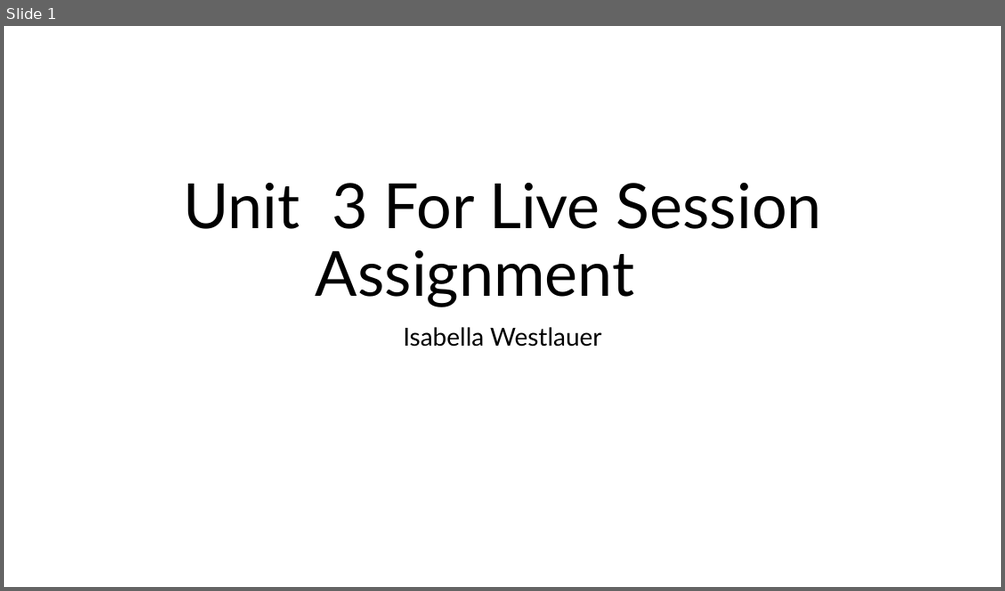
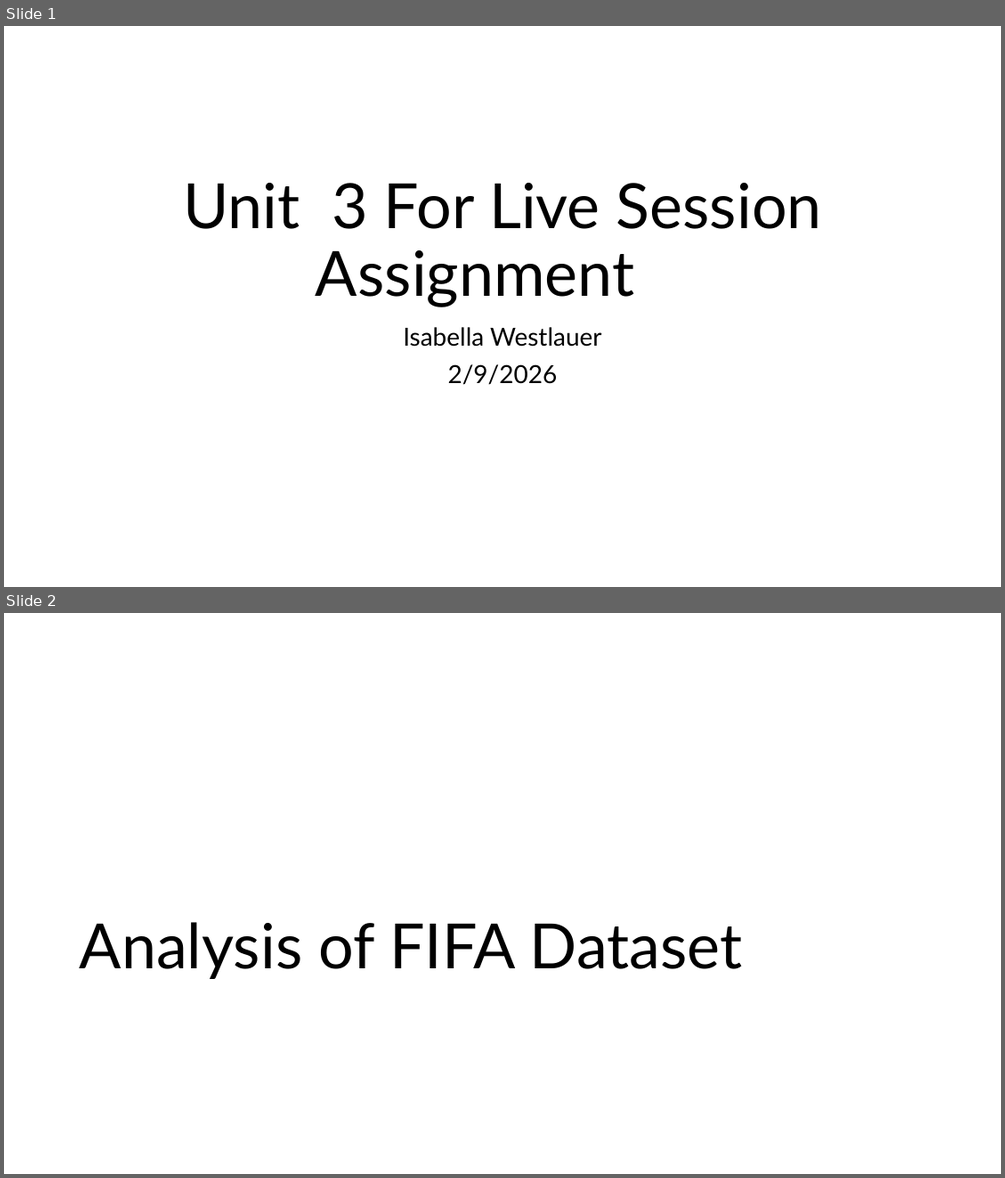
Before and after one commit to Iwestlauer/doing_data_science, a slide deck: Unit 3 Data Transformation and EDA/Isabella_Westlauer_FLS_Unit3.pptx. Shown one above the other, each under a label of ours: slide 1 before the commit, slides 1 and 2 after it. The pictures are 1005x591 and 1005x1178 pixels, drawn with LibreOffice and Linux fonts; fonts in the diff are those of the drawing. Boxes give left, top, right and bottom in pixels: in the first picture for what was removed or moved away, otherwise in the second. Text is boxed around its words. In the diff, an @@ line names an element or a change of style, - is before the commit and + after.

```diff
--- a/Unit 3 Data Transformation and EDA/Isabella_Westlauer_FLS_Unit3.pptx
+++ b/Unit 3 Data Transformation and EDA/Isabella_Westlauer_FLS_Unit3.pptx
@@ slide 2 added at (x1=4, y1=613, x2=1001, y2=1174), background #FFFFFF @@
@@ title added at (x1=80, y1=922, x2=743, y2=979), 60 pt, text #000000 @@
+Analysis of FIFA Dataset
@@ slide 1 changed as well @@
@@ subtitle at (x1=448, y1=364, x2=558, y2=385): paragraph added @@
+2/9/2026
```
Also in this commit, not shown: 16 other slides added, 1 slide removed, 11 other files.
